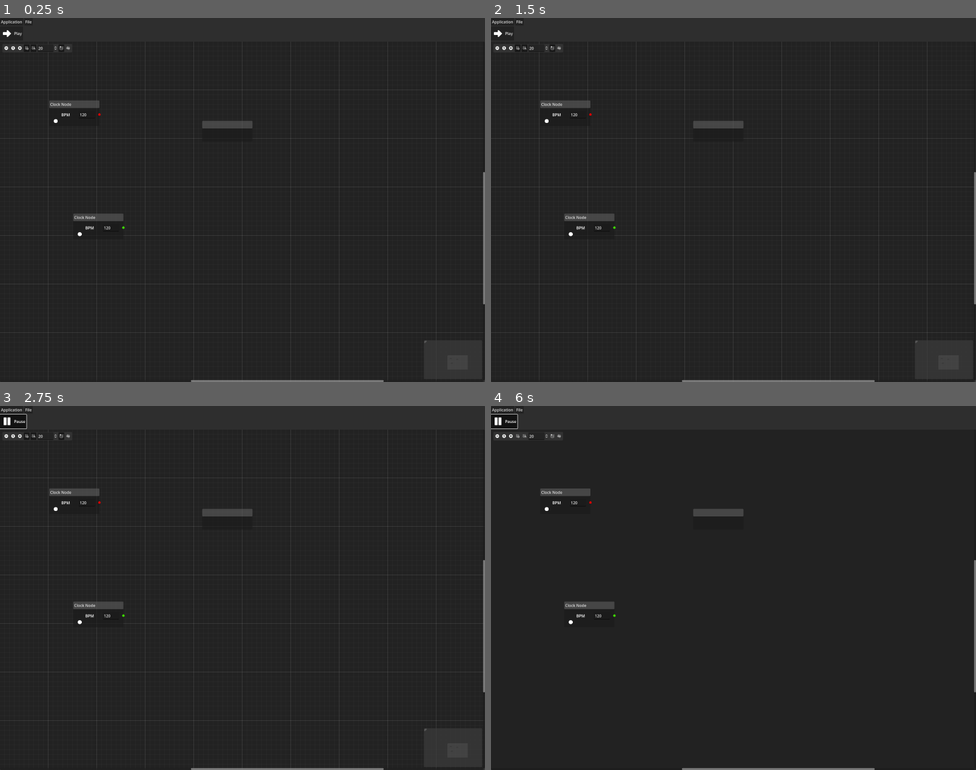
Above: before the commit, frames 1-4 (two rows, left to right).
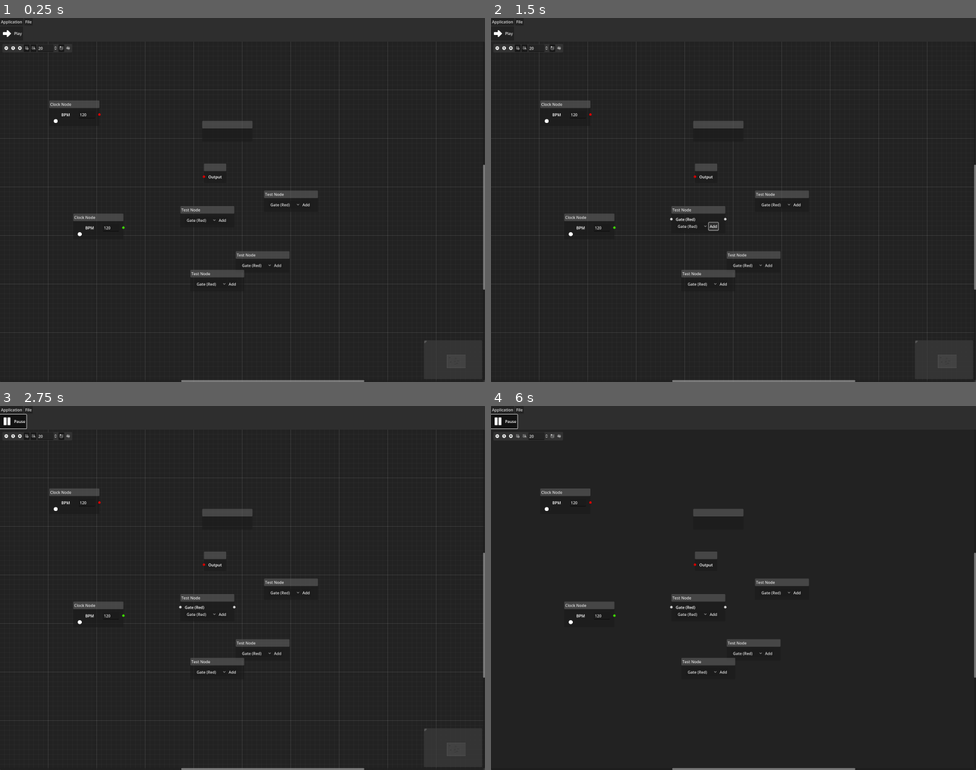
Above: after the commit, the same moments.

Repository: phkeese/Sonic-Thinking
Game: Godot game, scene res://scenes/main.tscn
The game is run twice, just before and just after one commit, with the same random seed, the same clock (stepped at 60 frames per second) and the same inputs.
Inputs (mouse positions are in pixels of both pictures, inside the frame that each line leads up to):
- Up to frame 1 (0.25 s): no input
- Up to frame 2 (1.5 s): click (689, 221) at 0.5 s, where only the run after the commit has a clickable "Gate (Red)"; click (714, 221) at 1.25 s, where only the run after the commit has a clickable "Add"
- Up to frame 3 (2.75 s): click "Play" at 2 s
- Up to frame 4 (6 s): click (495, 435) at 2.75 s; click (510, 435) at 3.5 s; click (520, 435) at 4.25 s; click (524, 435) at 5 s; click (554, 435) at 5.75 s

The runs differ from the first frame. In frame 1, 1.2% of the frame differs, in the area x 37-100%, y 40-100%; in frame 2, 1.2%, in the area x 36-100%, y 40-100%; in frame 3, 1.2%; in frame 4, 1.2%.
Error before the commit: Parse Error: The function signature doesn't match the parent. Parent signature is "get_value(int) -> Variant". (res://scripts/clock_node.gd:8)

Commit message:
rewrite to DFS based computation

Diff:
--- a/scenes/nodes/base_node.tscn
+++ b/scenes/nodes/base_node.tscn
@@ -3,7 +3,6 @@
 [ext_resource type="Script" path="res://scripts/base_node.gd" id="1_qx7pi"]
 
 [node name="BaseNode" type="GraphNode"]
-process_mode = 4
 offset_right = 36.0
 offset_bottom = 54.0
 script = ExtResource("1_qx7pi")
--- /dev/null
+++ b/scenes/nodes/test_node.tscn
@@ -0,0 +1,36 @@
+[gd_scene load_steps=3 format=3 uid="uid://chgsa5t53rrfq"]
+
+[ext_resource type="PackedScene" uid="uid://d2ynxndw7v6fk" path="res://scenes/nodes/base_node.tscn" id="1_aig3m"]
+[ext_resource type="Script" path="res://scripts/test_node.gd" id="2_bncgw"]
+
+[node name="TestNode" instance=ExtResource("1_aig3m")]
+process_mode = 0
+title = "Test Node"
+slot/0/left_enabled = false
+slot/0/left_type = 0
+slot/0/left_color = Color(1, 1, 1, 1)
+slot/0/left_icon = null
+slot/0/right_enabled = false
+slot/0/right_type = 0
+slot/0/right_color = Color(1, 1, 1, 1)
+slot/0/right_icon = null
+slot/0/draw_stylebox = true
+script = ExtResource("2_bncgw")
+
+[node name="AddMenu" type="HBoxContainer" parent="." index="1"]
+layout_mode = 2
+
+[node name="Type" type="OptionButton" parent="AddMenu" index="0"]
+layout_mode = 2
+item_count = 2
+selected = 0
+popup/item_0/text = "Gate (Red)"
+popup/item_0/id = 0
+popup/item_1/text = "Tone (Green)"
+popup/item_1/id = 1
+
+[node name="Add" type="Button" parent="AddMenu" index="1"]
+layout_mode = 2
+text = "Add"
+
+[connection signal="pressed" from="AddMenu/Add" to="." method="_on_add_pressed"]
--- a/scenes/workspace.tscn
+++ b/scenes/workspace.tscn
@@ -1,8 +1,10 @@
-[gd_scene load_steps=4 format=3 uid="uid://duombub3mfuvx"]
+[gd_scene load_steps=6 format=3 uid="uid://duombub3mfuvx"]
 
 [ext_resource type="Script" path="res://scripts/workspace.gd" id="1_t2f0b"]
+[ext_resource type="Script" path="res://scripts/base_node.gd" id="2_heebu"]
 [ext_resource type="PackedScene" uid="uid://bvjinb27uweq7" path="res://scenes/nodes/blip_node.tscn" id="2_uo8ra"]
 [ext_resource type="PackedScene" uid="uid://fsbm5b04m7dg" path="res://scenes/nodes/clock_node.tscn" id="2_vyl8b"]
+[ext_resource type="PackedScene" uid="uid://chgsa5t53rrfq" path="res://scenes/nodes/test_node.tscn" id="5_4p8tk"]
 
 [node name="Workspace" type="GraphEdit"]
 anchors_preset = 15
@@ -15,14 +17,28 @@
 right_disconnects = true
 script = ExtResource("1_t2f0b")
 
-[node name="BlipNode" parent="." instance=ExtResource("2_uo8ra")]
+[node name="Output" type="GraphNode" parent="."]
 layout_mode = 0
-offset_left = 834.0
-offset_top = 327.0
-offset_right = 1041.0
-offset_bottom = 412.0
+offset_left = 841.0
+offset_top = 503.0
+offset_right = 933.0
+offset_bottom = 583.0
 mouse_filter = 1
-position_offset = Vector2(834, 327)
+position_offset = Vector2(841, 503)
+slot/0/left_enabled = true
+slot/0/left_type = 0
+slot/0/left_color = Color(1, 0, 0, 1)
+slot/0/left_icon = null
+slot/0/right_enabled = false
+slot/0/right_type = 0
+slot/0/right_color = Color(1, 1, 1, 1)
+slot/0/right_icon = null
+slot/0/draw_stylebox = true
+script = ExtResource("2_heebu")
+
+[node name="Label" type="Label" parent="Output"]
+layout_mode = 2
+text = "Output"
 
 [node name="ClockNode" parent="." instance=ExtResource("2_vyl8b")]
 layout_mode = 0
@@ -44,5 +60,50 @@
 slot/0/right_type = 1
 slot/0/right_color = Color(0.282353, 1, 0, 1)
 
+[node name="BlipNode" parent="." instance=ExtResource("2_uo8ra")]
+layout_mode = 0
+offset_left = 834.0
+offset_top = 327.0
+offset_right = 1041.0
+offset_bottom = 412.0
+mouse_filter = 1
+position_offset = Vector2(834, 327)
+
+[node name="TestNode" parent="." instance=ExtResource("5_4p8tk")]
+layout_mode = 0
+offset_left = 744.0
+offset_top = 678.0
+offset_right = 966.0
+offset_bottom = 763.0
+mouse_filter = 1
+position_offset = Vector2(744, 678)
+
+[node name="TestNode2" parent="." instance=ExtResource("5_4p8tk")]
+layout_mode = 0
+offset_left = 1089.0
+offset_top = 614.0
+offset_right = 1311.0
+offset_bottom = 699.0
+mouse_filter = 1
+position_offset = Vector2(1089, 614)
+
+[node name="TestNode3" parent="." instance=ExtResource("5_4p8tk")]
+layout_mode = 0
+offset_left = 972.0
+offset_top = 864.0
+offset_right = 1194.0
+offset_bottom = 949.0
+mouse_filter = 1
+position_offset = Vector2(972, 864)
+
+[node name="TestNode4" parent="." instance=ExtResource("5_4p8tk")]
+layout_mode = 0
+offset_left = 785.0
+offset_top = 941.0
+offset_right = 1007.0
+offset_bottom = 1026.0
+mouse_filter = 1
+position_offset = Vector2(785, 941)
+
 [connection signal="connection_request" from="." to="." method="_on_connection_request"]
 [connection signal="disconnection_request" from="." to="." method="_on_disconnection_request"]
--- a/scripts/base_node.gd
+++ b/scripts/base_node.gd
@@ -2,51 +2,70 @@
 class_name BaseNode
 
 
-class InputConnection:
-	var from_node: BaseNode
-	var from_slot: int
-	var to_slot: int
-
-	func _init(from_node: BaseNode, from_slot: int, to_slot: int) -> void:
-		self.from_node = from_node
-		self.from_slot = from_slot
-		self.to_slot = to_slot
+var _input_buffers : Dictionary
+var _output_buffers : Dictionary
 
 
-var _inputs := {}
+# Push a new buffer to the specified input to be consumed by run()
+# Called by Workspace before run()
+func push_input(slot: int, data: PackedVector2Array):
+	_get_input_buffer(slot).append_array(data)
 
 
-func update(delta: float) -> void:
-	pass
+# Get input from specified slot and pad with Zero
+# Called by run() to consume inputs
+func consume_input(slot: int, count: int) -> PackedVector2Array:
+	var buffer := _get_input_buffer(slot)
+	var data := buffer.slice(0,count)
+	var leftover := buffer.slice(-count)
+	_set_input_buffer(slot, leftover)
+	return pad_with(data, Vector2.ZERO, count)
 
 
-func add_input(node: BaseNode, from_slot: int, to_slot: int):
-	var connection := InputConnection.new(node, from_slot, to_slot)
-
-	if connection not in _inputs:
-		_inputs[connection] = true
+# Compute n new samples and push to outputs
+# Should consume n samples from all inputs and optionally push n output samples
+func run(sample_count: int):
+	# Clears all inputs to avoid memory leaks
+	# Replace with your own implementation
+	_input_buffers.clear()
 
 
-func remove_input(node: BaseNode, from_slot: int, to_slot: int):
-	for connection in _inputs.keys():
-		if connection.from_node == node and connection.from_slot == from_slot and connection.to_slot == to_slot:
-			_inputs.erase(connection)
+# Push a new buffer to the output to be consumed by other nodes
+# Called by run() to append to outputs
+func push_output(slot: int, data: PackedVector2Array):
+	_get_output_buffer(slot).append_array(data)
 
 
-func get_value(slot: int):
-	return null
+# Get output from specified slot and pad with Zero
+# Called by Workspace to consume outputs
+func consume_output(slot: int, count: int) -> PackedVector2Array:
+	var buffer := _get_output_buffer(slot)
+	var data := buffer.slice(0,count)
+	var leftover := buffer.slice(-count)
+	_set_output_buffer(slot, leftover)
+	return pad_with(data, Vector2.ZERO, count)
 
 
-func _get_inputs(slot: int) -> Array[InputConnection]:
-	var connections : Array[InputConnection] = []
-	for connection in _inputs.keys():
-		if connection.to_slot == slot:
-			connections.append(connection)
-	return connections
+func _get_input_buffer(slot: int) -> PackedVector2Array:
+	return _input_buffers.get(slot, PackedVector2Array()) as PackedVector2Array
 
 
-func get_all_input_nodes() -> Array[BaseNode]:
-	var input_nodes : Array[BaseNode] = []
-	for connection in _inputs.keys():
-		input_nodes.append(connection.from_node)
-	return input_nodes
+func _set_input_buffer(slot: int, data: PackedVector2Array):
+	_input_buffers[slot] = data
+
+
+func _get_output_buffer(slot: int) -> PackedVector2Array:
+	return _output_buffers.get(slot, PackedVector2Array()) as PackedVector2Array
+
+
+func _set_output_buffer(slot: int, data: PackedVector2Array):
+	_output_buffers[slot] = data
+
+
+func pad_with(data: PackedVector2Array, value: Vector2, count: int) -> PackedVector2Array:
+	var n := max(count - data.size(), 0) as int
+	var padding := PackedVector2Array()
+	padding.resize(n)
+	padding.fill(value)
+	data.append_array(padding)
+	return data
--- a/scripts/blip_node.gd
+++ b/scripts/blip_node.gd
@@ -10,11 +10,4 @@
 
 
 func _should_trigger() -> bool:
-	var inputs := _get_inputs(0)
-	if inputs.is_empty():
-		return false
-	var clock := inputs[0].from_node
-	var value := clock.get_value(0) as bool
-	var old_state := _clock_state
-	_clock_state = value
-	return value and not old_state
+	return false
--- /dev/null
+++ b/scripts/test_node.gd
@@ -0,0 +1,11 @@
+extends BaseNode
+
+
+func _on_add_pressed() -> void:
+	var type_index := $AddMenu/Type.get_selected_id() as int
+	var new_text := $AddMenu/Type.get_item_text(type_index) as String
+	var label := Label.new()
+	label.text = new_text
+	self.add_child(label)
+	self.move_child(label, -2)
+	set_slot(get_child_count() - 3, true, type_index, Color.WHITE, true, type_index, Color.WHITE)
--- a/scripts/workspace.gd
+++ b/scripts/workspace.gd
@@ -1,4 +1,5 @@
 extends GraphEdit
+class_name Workspace
 
 
 enum SignalTypes {
@@ -9,23 +10,51 @@
 }
 
 
+@onready var _output_node := $Output
+
+
 func _process(delta: float) -> void:
-	pass
+	var sample_count := 512 # Debug value, derive from audio player later
 
 
 func _on_connection_request(from_node: StringName, from_port: int, to_node: StringName, to_port: int) -> void:
-	connect_node(from_node, from_port, to_node, to_port)
 	var from := get_node(str(from_node)) as BaseNode
 	var to := get_node(str(to_node)) as BaseNode
-	to.add_input(from, from_port, to_port)
+	if _is_port_taken(to, to_port):
+		return
+
+	connect_node(from_node, from_port, to_node, to_port)
 
 
 func _on_disconnection_request(from_node: StringName, from_port: int, to_node: StringName, to_port: int) -> void:
 	disconnect_node(from_node, from_port, to_node, to_port)
 	var from := get_node(str(from_node)) as BaseNode
 	var to := get_node(str(to_node)) as BaseNode
-	to.remove_input(from, from_port, to_port)
 
 
-func _build_graph():
-	var c := get_connection_list()
+
+# Compute order of execution for a specific node
+func _build_compute_order(to: BaseNode, order: Array[BaseNode] = []) -> Array[BaseNode]:
+	# { from_port: 0, from: "GraphNode name 0", to_port: 1, to: "GraphNode name 1" }.
+	var input_nodes := get_connection_list()\
+		.filter(func(c): return str(c.to) == to.name)\
+		.map(func(c): return get_node(str(c.from)))\
+		.filter(func(node): return node not in order)
+	for input in input_nodes:
+		_build_compute_order(input as BaseNode, order)
+	order.append(to)
+	return order
+
+
+func _is_port_taken(to: BaseNode, port: int) -> bool:
+	return _get_inputs(to, port).size() > 0
+
+
+func _get_inputs(to: BaseNode, port: int) -> Array[BaseNode]:
+	var input_nodes : Array[BaseNode] = []
+	for node in get_connection_list()\
+		.filter(func(c): return str(c.to) == to.name)\
+		.filter(func(c): return c.to_port == port)\
+		.map(func(c): return get_node(str(c.from))):
+		input_nodes.append(node as BaseNode)
+	return input_nodes as Array[BaseNode]
